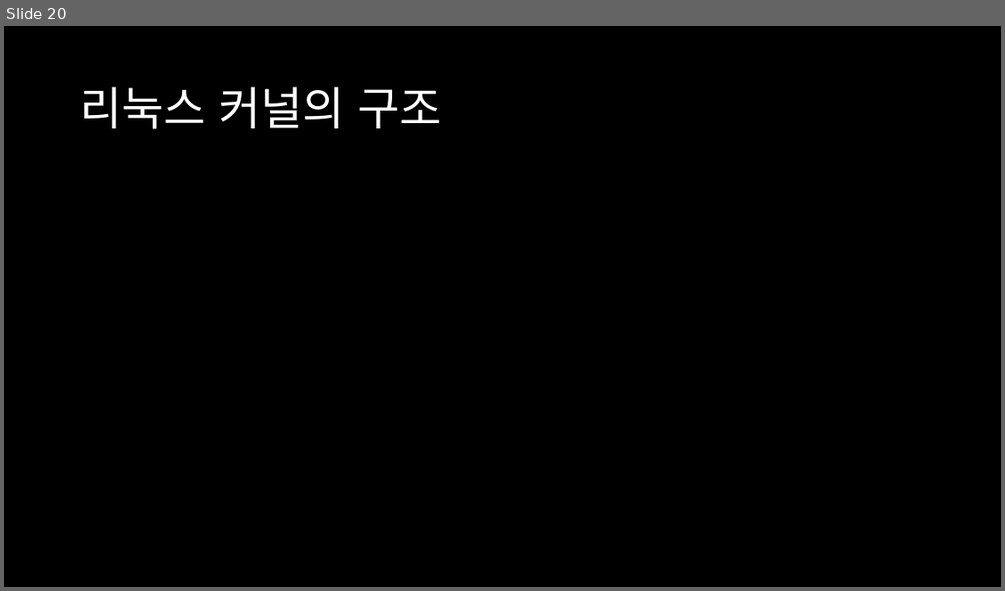
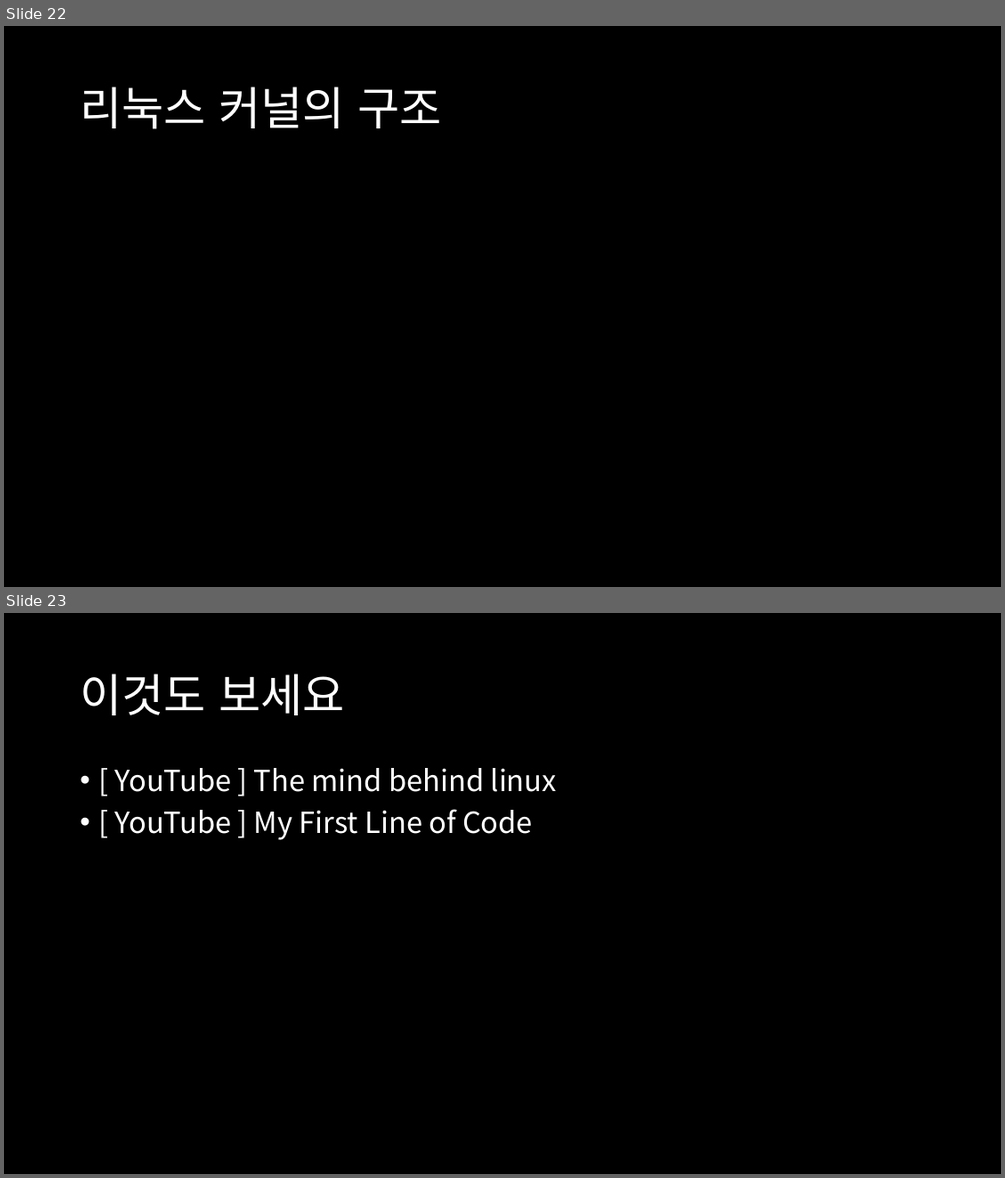
Before and after one commit to d0now/2020_lindroid_research, a slide deck: month_1/day_1/Month 1, Day 1.pptx. Shown one above the other, each under a label of ours: slide 20 before the commit, slides 22 and 23 after it. The pictures are 1005x591 and 1005x1178 pixels, drawn with LibreOffice and Linux fonts; fonts in the diff are those of the drawing; background and template pictures are left out. Boxes give left, top, right and bottom in pixels: in the first picture for what was removed or moved away, otherwise in the second. Text is boxed around its words. In the diff, an @@ line names an element or a change of style, - is before the commit and + after.

```diff
--- a/month_1/day_1/Month 1, Day 1.pptx
+++ b/month_1/day_1/Month 1, Day 1.pptx
@@ slide 23 added at <box>4,613,1001,1174</box>, background #000000 @@
@@ title added at <box>80,674,345,715</box>, 44 pt, text #FFFFFF @@
+이것도 보세요
@@ text added at <box>115,768,557,840</box>, 28 pt, text #FFFFFF @@
+• [ YouTube ] The mind behind linux
+• [ YouTube ] My First Line of Code
@@ what was slide 20 is now slide 22 @@
```
Also in this commit, not shown: 19 other slides changed, 3 other slides added.
